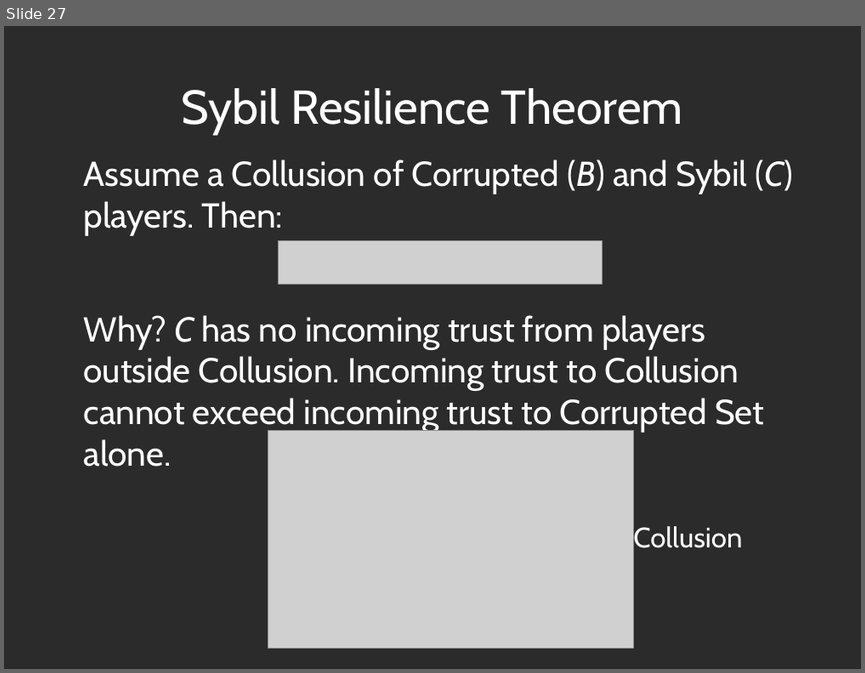
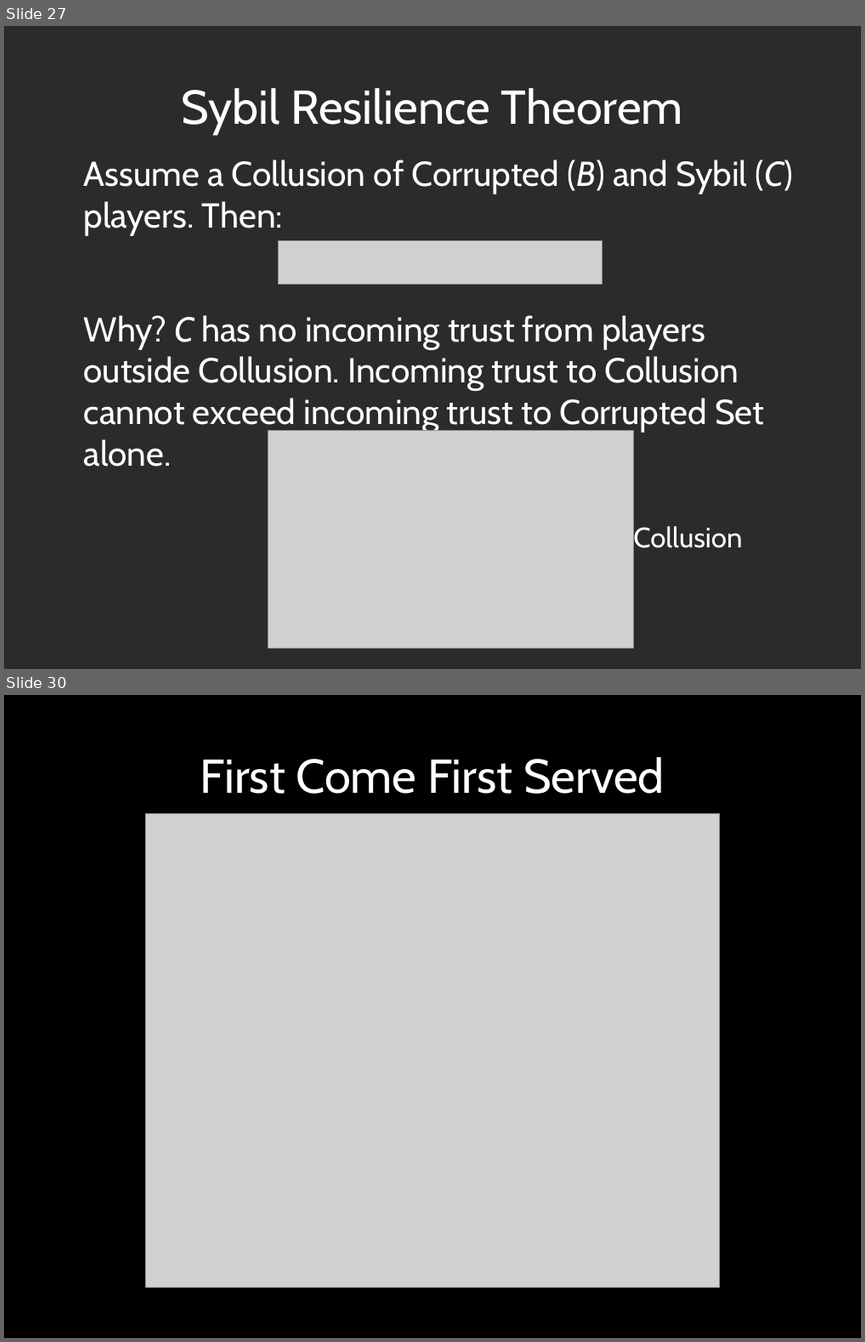
Before and after one commit to decrypto-org/TrustIsRisk, a slide deck: presentations/thesisDefense23-1-2017/thesisDefense23-1-2017laptop.odp. Shown one above the other, each under a label of ours: slide 27 before the commit, slides 27 and 30 after it; the slides between them are not shown. The pictures are 865x673 and 865x1342 pixels, drawn with LibreOffice and Linux fonts; fonts in the diff are those of the drawing; grey boxes stand for pictures; background and template pictures are left out; a plain dark background stands for a picture behind light text. Boxes give left, top, right and bottom in pixels: in the first picture for what was removed or moved away, otherwise in the second. Text is boxed around its words. In the diff, an @@ line names an element or a change of style, - is before the commit and + after.

```diff
--- a/presentations/thesisDefense23-1-2017/thesisDefense23-1-2017laptop.odp
+++ b/presentations/thesisDefense23-1-2017/thesisDefense23-1-2017laptop.odp
@@ slide 30 added at [4, 695, 861, 1338], background #000000 @@
@@ title added at [200, 757, 664, 794], 44 pt, text #FFFFFF @@
+First Come First Served
@@ picture added at [145, 813, 720, 1287] @@
```
Also in this commit, not shown: 4 slides changed, 14 other slides added, 1 slide removed.
